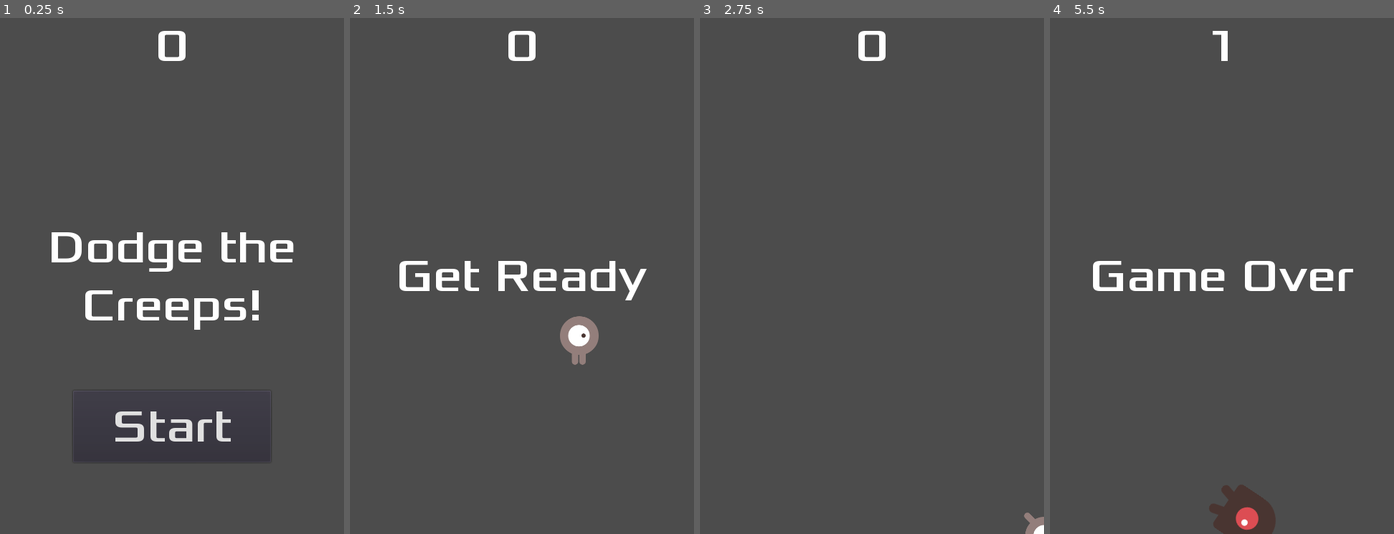
Above: before the commit, frames 1-4 (left to right).
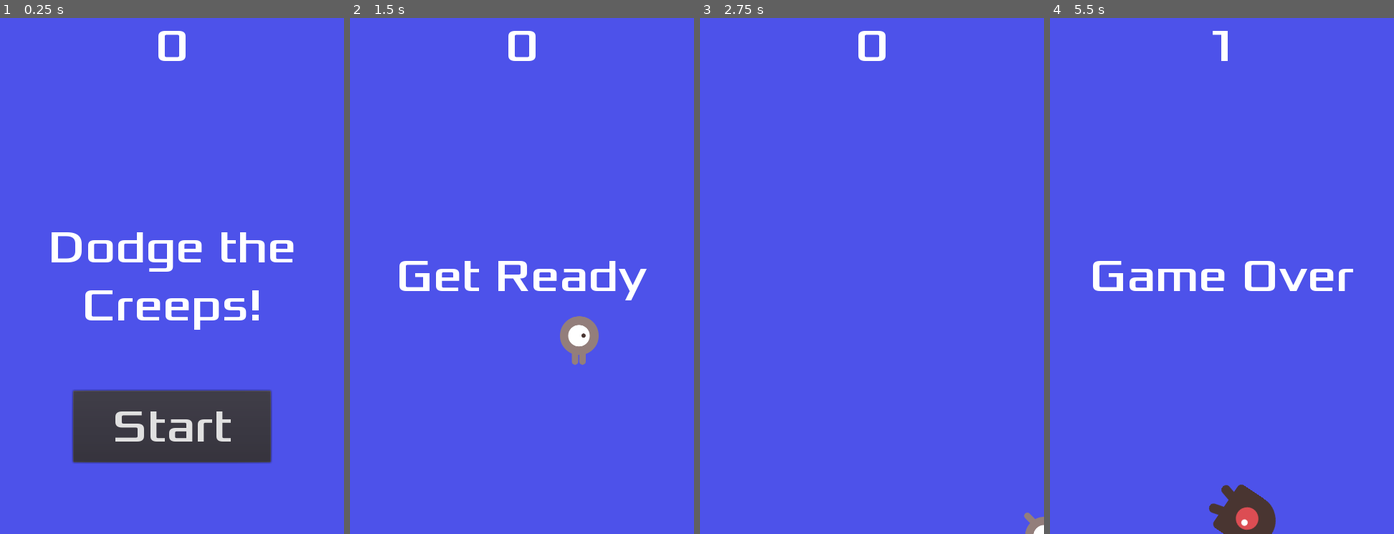
Above: after the commit, the same moments.

Repository: RenatoMoratto/dodge_the_creeps
Game: Godot game, scene res://Main.tscn
Two runs of this game, one before a commit and one after it. Both use one fixed random seed, a clock stepped at 60 frames per second and the inputs below.
Inputs:
- Up to frame 1 (0.25 s): no input
- Up to frame 2 (1.5 s): click "Start" at 0.5 s; tap Enter at 1.25 s; hold Right (move_right) from 1.28 s (still down)
- Up to frame 3 (2.75 s): release Right (move_right) at 2.03 s; hold Down (move_down) from 2.03 s (still down)
- Up to frame 4 (5.5 s): release Down (move_down) at 2.78 s; hold Right (move_right) 2.78-3.53 s; hold Up (move_up) 3.53-4.28 s; hold Left (move_left) from 4.28 s (still down)

The runs differ from the first frame. In frame 1, 89% of the frame differs, in the area x 0-100%, y 0-100%; in frame 2, 98%; in frame 3, 100%; in frame 4, 97%.

Commit message:
feat: add background and sound effects

Diff:
--- a/Main.gd
+++ b/Main.gd
@@ -9,6 +9,9 @@
 
 	$HUD.show_game_over()
 
+	$Music.stop()
+	$DeathSound.play()
+
 func new_game():
 	score = 0
 
@@ -19,6 +22,8 @@
 	$HUD.show_message("Get Ready")
 
 	get_tree().call_group("mobs", "queue_free")
+
+	$Music.play()
 
 func _on_ScoreTimer_timeout():
 	score += 1
--- a/Main.tscn
+++ b/Main.tscn
@@ -1,9 +1,11 @@
-[gd_scene load_steps=6 format=2]
+[gd_scene load_steps=8 format=2]
 
 [ext_resource path="res://Main.gd" type="Script" id=1]
 [ext_resource path="res://Player.tscn" type="PackedScene" id=2]
 [ext_resource path="res://Mob.tscn" type="PackedScene" id=3]
 [ext_resource path="res://HUD.tscn" type="PackedScene" id=4]
+[ext_resource path="res://art/gameover.wav" type="AudioStream" id=5]
+[ext_resource path="res://art/House In a Forest Loop.ogg" type="AudioStream" id=6]
 
 [sub_resource type="Curve2D" id=1]
 _data = {
@@ -13,6 +15,11 @@
 [node name="Main" type="Node"]
 script = ExtResource( 1 )
 mob_scene = ExtResource( 3 )
+
+[node name="ColorRect" type="ColorRect" parent="."]
+anchor_right = 1.0
+anchor_bottom = 1.0
+color = Color( 0.305882, 0.32549, 0.921569, 1 )
 
 [node name="Player" parent="." instance=ExtResource( 2 )]
 
@@ -37,6 +44,12 @@
 
 [node name="HUD" parent="." instance=ExtResource( 4 )]
 
+[node name="DeathSound" type="AudioStreamPlayer" parent="."]
+stream = ExtResource( 5 )
+
+[node name="Music" type="AudioStreamPlayer" parent="."]
+stream = ExtResource( 6 )
+
 [connection signal="hit" from="Player" to="." method="game_over"]
 [connection signal="timeout" from="MobTimer" to="." method="_on_MobTimer_timeout"]
 [connection signal="timeout" from="ScoreTimer" to="." method="_on_ScoreTimer_timeout"]
